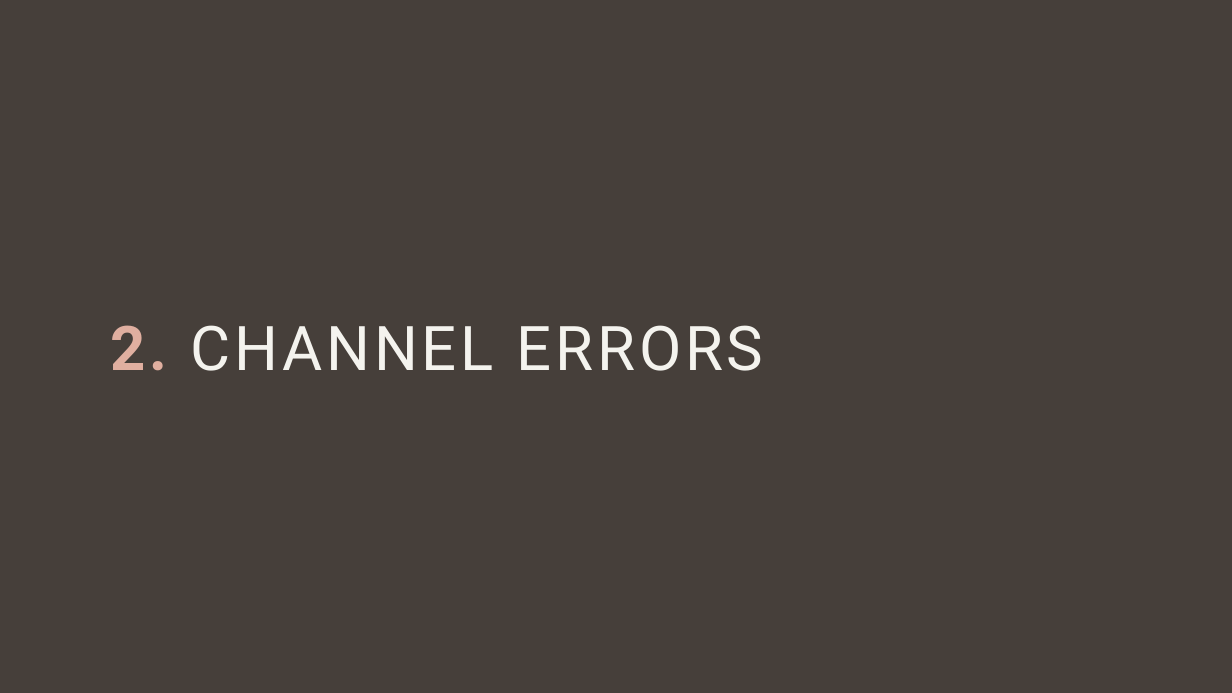
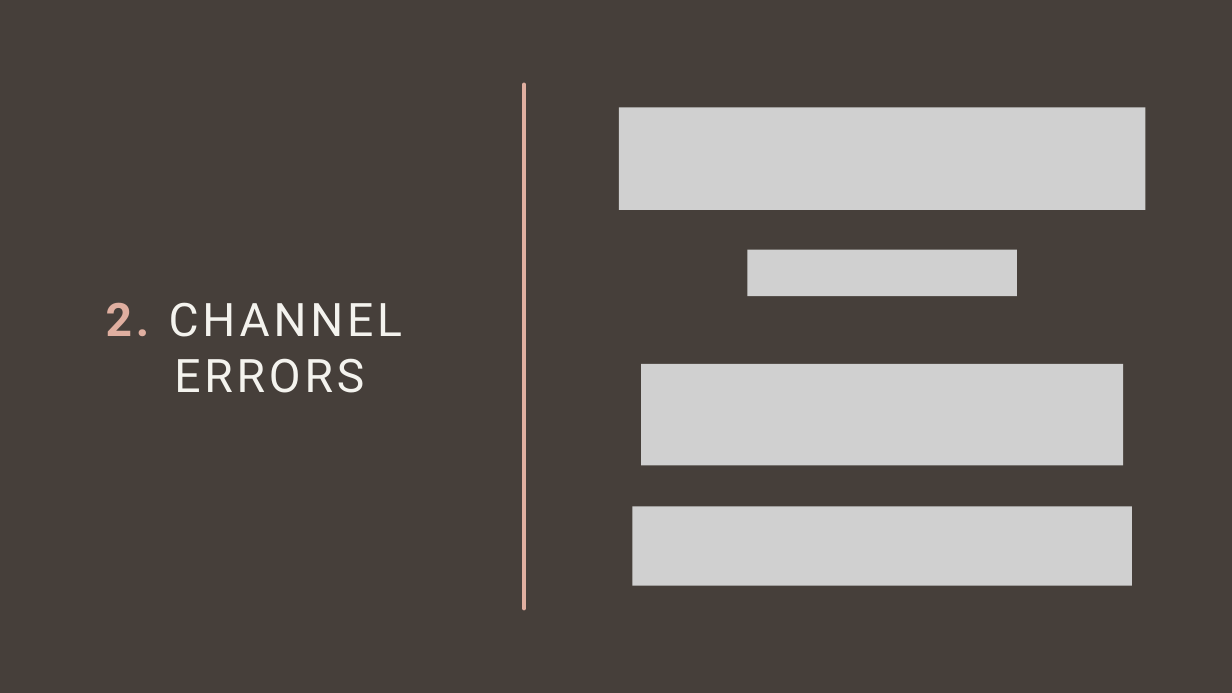
Before and after one commit to giovanniligato/E91-Protocol, a slide deck: slide 9 of Slides/E91 Protocol.pptx. Drawn at 1232x693 pixels with LibreOffice and Linux fonts; fonts in the diff are those of the drawing; grey boxes stand for pictures. Boxes give left, top, right and bottom in pixels: in the first picture for what was removed or moved away, otherwise in the second. Text is boxed around its words. In the diff, an @@ line names an element or a change of style, - is before the commit and + after.

```diff
--- a/Slides/E91 Protocol.pptx
+++ b/Slides/E91 Protocol.pptx
@@ line added from (524, 85) to (524, 608), #E0AFA0 3.25 pt @@
@@ text at <box>106,302,402,393</box>: text changed; size 48 to 36 pt @@
-2. CHANNEL ERRORS
+2. CHANNEL
+ERRORS
@@ group added at <box>619,107,1146,586</box>: 4 pictures @@
```
Also in this commit, not shown: 15 other slides changed, 3 slides removed, 3 other files.
